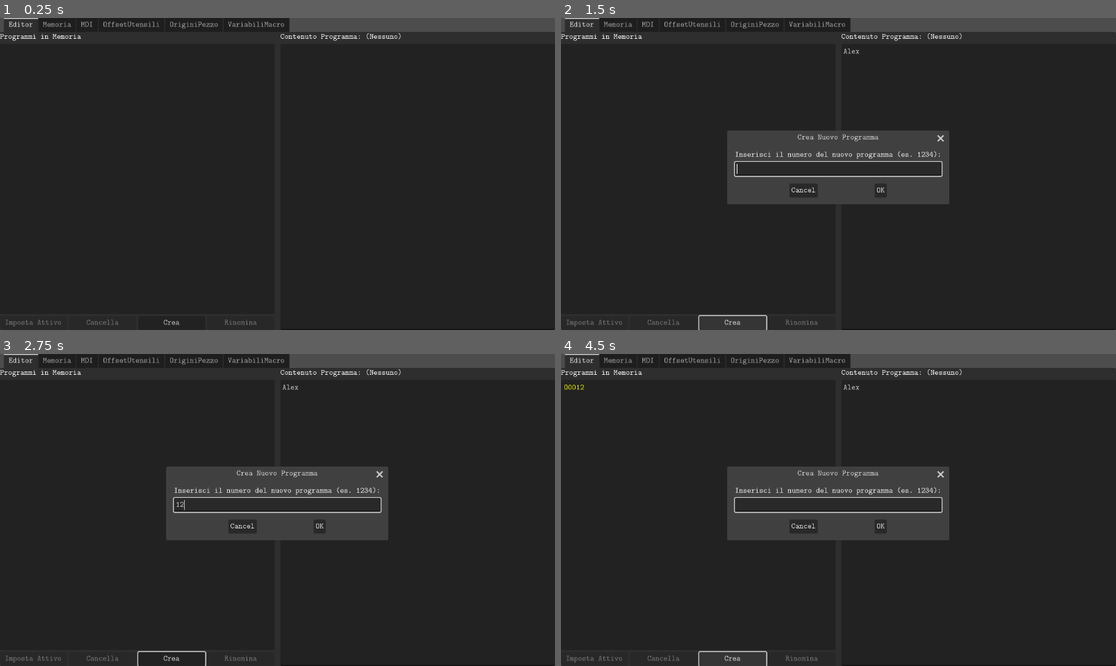
Above: before the commit, frames 1-4 (two rows, left to right).
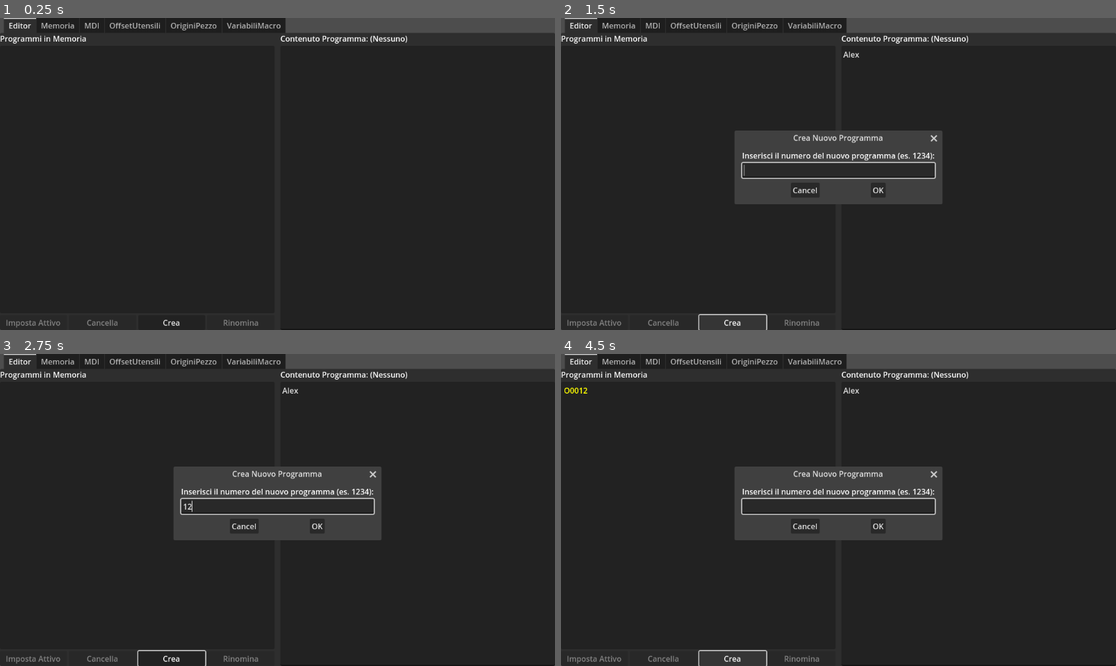
Above: after the commit, the same moments.

Repository: FiguraCinque/CNC-SIM
Game: Godot game, scene res://CNC_Interface.tscn
Two runs of this game, one before a commit and one after it. Both use one fixed random seed, a clock stepped at 60 frames per second and the inputs below.
Inputs (mouse positions are in pixels of both pictures, inside the frame that each line leads up to):
- Up to frame 1 (0.25 s): no input
- Up to frame 2 (1.5 s): click (977, 186) at 0.52 s; type "Alex" at 0.6 s; click "Crea" at 1.25 s
- Up to frame 3 (2.75 s): click (277, 503) at 2.02 s; type "12" at 2.1 s
- Up to frame 4 (4.5 s): click "OK" at 2.75 s; click "Imposta Attivo" at 3.5 s; click "Crea" at 4.25 s

The runs differ from the first frame. In frame 1, 1.4% of the frame differs, in the area x 0-100%, y 0-100%; in frame 2, 3.5%; in frame 3, 3.5%; in frame 4, 3.6%.

Commit message:
Personalizzata Risorsa tema

Diff:
--- /dev/null
+++ b/UI_theme.tres
@@ -0,0 +1,435 @@
+[gd_resource type="Theme" load_steps=27 format=3 uid="uid://b45kccwrilp80"]
+
+[ext_resource type="FontFile" path="res://fonts/cmu-typewriter/Typewriter.tres" id="1_6w50i"]
+
+[sub_resource type="DPITexture" id="DPITexture_6w50i"]
+_source = "<svg xmlns=\"http://www.w3.org/2000/svg\" width=\"16\" height=\"16\"><path fill=\"none\" stroke=\"#b2b2b2\" stroke-linecap=\"round\" stroke-linejoin=\"round\" stroke-opacity=\".45\" stroke-width=\"2\" d=\"m5 7 3 3 3-3\"/></svg>
+"
+
+[sub_resource type="DPITexture" id="DPITexture_fryvk"]
+_source = "<svg xmlns=\"http://www.w3.org/2000/svg\" width=\"16\" height=\"16\"><path fill=\"none\" stroke=\"#b2b2b2\" stroke-linecap=\"round\" stroke-linejoin=\"round\" stroke-opacity=\".45\" stroke-width=\"2\" d=\"m6 11 3-3-3-3\"/></svg>
+"
+
+[sub_resource type="DPITexture" id="DPITexture_e1d5r"]
+_source = "<svg xmlns=\"http://www.w3.org/2000/svg\" width=\"16\" height=\"16\"><path fill=\"none\" stroke=\"#b2b2b2\" stroke-linecap=\"round\" stroke-linejoin=\"round\" stroke-opacity=\".45\" stroke-width=\"2\" d=\"m9 11-3-3 3-3\"/></svg>
+"
+
+[sub_resource type="DPITexture" id="DPITexture_tw5cx"]
+_source = "<svg xmlns=\"http://www.w3.org/2000/svg\" width=\"16\" height=\"16\"><rect width=\"14\" height=\"14\" x=\"1\" y=\"1\" fill=\"#fff\" fill-opacity=\".75\" rx=\"2.333\"/><path fill=\"#1a1a1a\" d=\"m11.5 3.75-5.6 5.6-1.7-1.7-1.5 1.5 3.2 3.2 7.1-7.1z\"/></svg>
+"
+
+[sub_resource type="DPITexture" id="DPITexture_n0b8l"]
+_source = "<svg xmlns=\"http://www.w3.org/2000/svg\" width=\"16\" height=\"16\"><rect width=\"14\" height=\"14\" x=\"1\" y=\"1\" fill=\"#fff\" fill-opacity=\".37\" rx=\"2.333\"/><path fill=\"#1a1a1a\" fill-opacity=\".5\" d=\"m11.5 3.75-5.6 5.6-1.7-1.7-1.5 1.5 3.2 3.2 7.1-7.1z\"/></svg>
+"
+
+[sub_resource type="DPITexture" id="DPITexture_ida4b"]
+_source = "<svg xmlns=\"http://www.w3.org/2000/svg\" width=\"16\" height=\"16\"><rect width=\"14\" height=\"14\" x=\"1\" y=\"1\" fill=\"#fff\" fill-opacity=\".75\" rx=\"2.333\"/><path fill=\"#1a1a1a\" d=\"m3 7h10v2h-10z\"/></svg>
+"
+
+[sub_resource type="DPITexture" id="DPITexture_w4l11"]
+_source = "<svg xmlns=\"http://www.w3.org/2000/svg\" width=\"16\" height=\"16\"><rect width=\"14\" height=\"14\" x=\"1\" y=\"1\" fill=\"#fff\" fill-opacity=\".37\" rx=\"2.333\"/><path fill=\"#1a1a1a\" fill-opacity=\".5\" d=\"m3 7h10v2h-10z\"/></svg>
+"
+
+[sub_resource type="DPITexture" id="DPITexture_n1gve"]
+_source = "<svg xmlns=\"http://www.w3.org/2000/svg\" width=\"12\" height=\"12\"><path fill=\"none\" stroke=\"#b2b2b2\" stroke-linecap=\"round\" stroke-linejoin=\"round\" stroke-opacity=\".85\" stroke-width=\"2\" d=\"m2 4 4 4 4-4\"/></svg>
+"
+
+[sub_resource type="DPITexture" id="DPITexture_iwbm1"]
+_source = "<svg xmlns=\"http://www.w3.org/2000/svg\" width=\"16\" height=\"16\"><rect width=\"14\" height=\"14\" x=\"1\" y=\"1\" fill=\"#1a1a1a\" fill-opacity=\".5\" rx=\"2.333\"/></svg>
+"
+
+[sub_resource type="DPITexture" id="DPITexture_db5pn"]
+_source = "<svg xmlns=\"http://www.w3.org/2000/svg\" width=\"16\" height=\"16\"><rect width=\"14\" height=\"14\" x=\"1\" y=\"1\" fill=\"#1a1a1a\" fill-opacity=\".25\" rx=\"2.333\"/></svg>
+"
+
+[sub_resource type="DPITexture" id="DPITexture_6qt2s"]
+_source = "<svg xmlns=\"http://www.w3.org/2000/svg\" width=\"16\" height=\"16\"><path fill=\"none\" stroke=\"#fff\" stroke-opacity=\".75\" stroke-width=\"2\" d=\"m4 6 4-3.5L12 6m0 4-4 3.5L4 10\"/></svg>
+"
+
+[sub_resource type="StyleBoxFlat" id="StyleBoxFlat_xjpth"]
+content_margin_left = 4.0
+content_margin_top = 4.0
+content_margin_right = 4.0
+content_margin_bottom = 4.0
+bg_color = Color(0.225, 0.225, 0.225, 0.6)
+corner_radius_top_left = 3
+corner_radius_top_right = 3
+corner_radius_bottom_right = 3
+corner_radius_bottom_left = 3
+corner_detail = 5
+
+[sub_resource type="StyleBoxFlat" id="StyleBoxFlat_ihlts"]
+content_margin_left = 4.0
+content_margin_top = 4.0
+content_margin_right = 4.0
+content_margin_bottom = 4.0
+bg_color = Color(0, 0, 0, 0.6)
+corner_radius_top_left = 3
+corner_radius_top_right = 3
+corner_radius_bottom_right = 3
+corner_radius_bottom_left = 3
+corner_detail = 5
+
+[sub_resource type="StyleBoxFlat" id="StyleBoxFlat_cqgkg"]
+content_margin_left = 4.0
+content_margin_top = 4.0
+content_margin_right = 4.0
+content_margin_bottom = 4.0
+bg_color = Color(1, 1, 1, 0.75)
+draw_center = false
+border_width_left = 2
+border_width_top = 2
+border_width_right = 2
+border_width_bottom = 2
+corner_radius_top_left = 3
+corner_radius_top_right = 3
+corner_radius_bottom_right = 3
+corner_radius_bottom_left = 3
+corner_detail = 5
+expand_margin_left = 2.0
+expand_margin_top = 2.0
+expand_margin_right = 2.0
+expand_margin_bottom = 2.0
+
+[sub_resource type="StyleBoxFlat" id="StyleBoxFlat_a3b6i"]
+content_margin_left = 4.0
+content_margin_top = 4.0
+content_margin_right = 4.0
+content_margin_bottom = 4.0
+bg_color = Color(0.1, 0.1, 0.1, 0.6)
+corner_radius_top_left = 3
+corner_radius_top_right = 3
+corner_radius_bottom_right = 3
+corner_radius_bottom_left = 3
+corner_detail = 5
+
+[sub_resource type="StyleBoxFlat" id="StyleBoxFlat_mmh7x"]
+content_margin_left = 4.0
+content_margin_top = 4.0
+content_margin_right = 4.0
+content_margin_bottom = 4.0
+bg_color = Color(1, 1, 1, 0.07)
+corner_radius_top_left = 3
+corner_radius_top_right = 3
+corner_radius_bottom_right = 3
+corner_radius_bottom_left = 3
+corner_detail = 5
+
+[sub_resource type="StyleBoxFlat" id="StyleBoxFlat_wmb8o"]
+content_margin_left = 4.0
+content_margin_top = 4.0
+content_margin_right = 4.0
+content_margin_bottom = 4.0
+bg_color = Color(1, 1, 1, 0.03)
+corner_radius_top_left = 3
+corner_radius_top_right = 3
+corner_radius_bottom_right = 3
+corner_radius_bottom_left = 3
+corner_detail = 5
+
+[sub_resource type="StyleBoxFlat" id="StyleBoxFlat_0ds85"]
+content_margin_left = 4.0
+content_margin_top = 4.0
+content_margin_right = 4.0
+content_margin_bottom = 4.0
+bg_color = Color(1, 1, 1, 0.4)
+corner_radius_top_left = 3
+corner_radius_top_right = 3
+corner_radius_bottom_right = 3
+corner_radius_bottom_left = 3
+corner_detail = 5
+
+[sub_resource type="StyleBoxFlat" id="StyleBoxFlat_coa52"]
+content_margin_left = 4.0
+content_margin_top = 4.0
+content_margin_right = 4.0
+content_margin_bottom = 4.0
+bg_color = Color(1, 1, 1, 0.4)
+corner_radius_top_left = 3
+corner_radius_top_right = 3
+corner_radius_bottom_right = 3
+corner_radius_bottom_left = 3
+corner_detail = 5
+
+[sub_resource type="StyleBoxFlat" id="StyleBoxFlat_5nq70"]
+content_margin_left = 4.0
+content_margin_top = 4.0
+content_margin_right = 4.0
+content_margin_bottom = 5.0
+bg_color = Color(0.1, 0.1, 0.1, 0.6)
+corner_radius_top_left = 3
+corner_radius_top_right = 3
+corner_radius_bottom_right = 3
+corner_radius_bottom_left = 3
+corner_detail = 5
+
+[sub_resource type="StyleBoxFlat" id="StyleBoxFlat_i0r13"]
+content_margin_left = 4.0
+content_margin_top = 4.0
+content_margin_right = 4.0
+content_margin_bottom = 4.0
+bg_color = Color(1, 1, 1, 0.3)
+corner_radius_top_left = 3
+corner_radius_top_right = 3
+corner_radius_bottom_right = 3
+corner_radius_bottom_left = 3
+corner_detail = 5
+
+[sub_resource type="StyleBoxFlat" id="StyleBoxFlat_e2yem"]
+content_margin_left = 4.0
+content_margin_top = 4.0
+content_margin_right = 4.0
+content_margin_bottom = 4.0
+bg_color = Color(1, 1, 1, 0.3)
+corner_radius_top_left = 3
+corner_radius_top_right = 3
+corner_radius_bottom_right = 3
+corner_radius_bottom_left = 3
+corner_detail = 5
+
+[sub_resource type="StyleBoxFlat" id="StyleBoxFlat_wj1ii"]
+content_margin_left = 4.0
+content_margin_top = 4.0
+content_margin_right = 4.0
+content_margin_bottom = 4.0
+bg_color = Color(0.1, 0.1, 0.1, 0.6)
+corner_radius_top_left = 3
+corner_radius_top_right = 3
+corner_radius_bottom_right = 3
+corner_radius_bottom_left = 3
+corner_detail = 5
+
+[sub_resource type="StyleBoxFlat" id="StyleBoxFlat_l8uce"]
+content_margin_left = 4.0
+content_margin_top = 4.0
+content_margin_right = 4.0
+content_margin_bottom = 4.0
+bg_color = Color(0, 0, 0, 0.6)
+corner_radius_top_left = 3
+corner_radius_top_right = 3
+corner_radius_bottom_right = 3
+corner_radius_bottom_left = 3
+corner_detail = 5
+
+[sub_resource type="StyleBoxFlat" id="StyleBoxFlat_36vl2"]
+content_margin_left = 4.0
+content_margin_top = 4.0
+content_margin_right = 4.0
+content_margin_bottom = 4.0
+bg_color = Color(0.225, 0.225, 0.225, 0.6)
+corner_radius_top_left = 3
+corner_radius_top_right = 3
+corner_radius_bottom_right = 3
+corner_radius_bottom_left = 3
+corner_detail = 5
+
+[resource]
+default_font = ExtResource("1_6w50i")
+Button/colors/font_color = Color(0.875, 0.875, 0.875, 1)
+Button/colors/font_disabled_color = Color(0.875, 0.875, 0.875, 0.5)
+Button/colors/font_focus_color = Color(0.95, 0.95, 0.95, 1)
+Button/colors/font_hover_color = Color(0.95, 0.95, 0.95, 1)
+Button/colors/font_hover_pressed_color = Color(1, 1, 1, 1)
+Button/colors/font_outline_color = Color(0, 0, 0, 1)
+Button/colors/font_pressed_color = Color(1, 1, 1, 1)
+Button/colors/icon_disabled_color = Color(1, 1, 1, 0.4)
+Button/colors/icon_focus_color = Color(1, 1, 1, 1)
+Button/colors/icon_hover_color = Color(1, 1, 1, 1)
+Button/colors/icon_hover_pressed_color = Color(1, 1, 1, 1)
+Button/colors/icon_normal_color = Color(1, 1, 1, 1)
+Button/colors/icon_pressed_color = Color(1, 1, 1, 1)
+Button/styles/disabled = null
+Button/styles/focus = null
+Button/styles/hover = null
+Button/styles/normal = null
+Button/styles/pressed = null
+CheckButton/colors/button_checked_color = Color(1, 1, 1, 1)
+CheckButton/colors/button_unchecked_color = Color(1, 1, 1, 1)
+CheckButton/colors/font_color = Color(0.875, 0.875, 0.875, 1)
+CheckButton/colors/font_disabled_color = Color(0.875, 0.875, 0.875, 0.5)
+CheckButton/colors/font_focus_color = Color(0.95, 0.95, 0.95, 1)
+CheckButton/colors/font_hover_color = Color(0.95, 0.95, 0.95, 1)
+CheckButton/colors/font_hover_pressed_color = Color(1, 1, 1, 1)
+CheckButton/colors/font_outline_color = Color(0, 0, 0, 1)
+CheckButton/colors/font_pressed_color = Color(1, 1, 1, 1)
+CheckButton/colors/icon_disabled_color = Color(0, 0, 0, 1)
+CheckButton/colors/icon_focus_color = Color(0, 0, 0, 1)
+CheckButton/colors/icon_hover_color = Color(0, 0, 0, 1)
+CheckButton/colors/icon_hover_pressed_color = Color(0, 0, 0, 1)
+CheckButton/colors/icon_normal_color = Color(0, 0, 0, 1)
+CheckButton/colors/icon_pressed_color = Color(0, 0, 0, 1)
+CheckButton/icons/checked = null
+CheckButton/icons/checked_disabled = null
+CheckButton/icons/checked_disabled_mirrored = null
+CheckButton/icons/checked_mirrored = null
+CheckButton/icons/unchecked = null
+CheckButton/icons/unchecked_disabled = null
+CheckButton/icons/unchecked_disabled_mirrored = null
+CheckButton/icons/unchecked_mirrored = null
+CheckButton/styles/disabled = null
+CheckButton/styles/focus = null
+CheckButton/styles/hover = null
+CheckButton/styles/hover_pressed = null
+CheckButton/styles/normal = null
+CheckButton/styles/pressed = null
+HScrollBar/icons/decrement = null
+HScrollBar/icons/decrement_highlight = null
+HScrollBar/icons/decrement_pressed = null
+HScrollBar/icons/increment = null
+HScrollBar/icons/increment_highlight = null
+HScrollBar/icons/increment_pressed = null
+HScrollBar/styles/grabber = null
+HScrollBar/styles/grabber_highlight = null
+HScrollBar/styles/grabber_pressed = null
+HScrollBar/styles/scroll = null
+HScrollBar/styles/scroll_focus = null
+HSlider/icons/grabber = null
+HSlider/icons/grabber_disabled = null
+HSlider/icons/grabber_highlight = null
+HSlider/icons/tick = null
+HSlider/styles/grabber_area = null
+HSlider/styles/grabber_area_highlight = null
+HSlider/styles/slider = null
+Label/colors/font_color = Color(1, 1, 1, 1)
+Label/colors/font_outline_color = Color(0, 0, 0, 1)
+Label/styles/focus = null
+Label/styles/normal = null
+LineEdit/colors/caret_color = Color(0.95, 0.95, 0.95, 1)
+LineEdit/colors/clear_button_color = Color(0.875, 0.875, 0.875, 1)
+LineEdit/colors/clear_button_color_pressed = Color(1, 1, 1, 1)
+LineEdit/colors/font_color = Color(0.875, 0.875, 0.875, 1)
+LineEdit/colors/font_outline_color = Color(0, 0, 0, 1)
+LineEdit/colors/font_placeholder_color = Color(0.875, 0.875, 0.875, 0.6)
+LineEdit/colors/font_selected_color = Color(1, 1, 1, 1)
+LineEdit/colors/font_uneditable_color = Color(0.875, 0.875, 0.875, 0.5)
+LineEdit/colors/selection_color = Color(0.5, 0.5, 0.5, 1)
+LineEdit/icons/clear = null
+LineEdit/styles/focus = null
+LineEdit/styles/normal = null
+LineEdit/styles/read_only = null
+ProgressBar/colors/font_color = Color(0.95, 0.95, 0.95, 1)
+ProgressBar/colors/font_outline_color = Color(0, 0, 0, 1)
+ProgressBar/styles/background = null
+ProgressBar/styles/fill = null
+TabBar/colors/drop_mark_color = Color(1, 1, 1, 1)
+TabBar/colors/font_disabled_color = Color(0.875, 0.875, 0.875, 0.5)
+TabBar/colors/font_hovered_color = Color(0.95, 0.95, 0.95, 1)
+TabBar/colors/font_outline_color = Color(0, 0, 0, 1)
+TabBar/colors/font_selected_color = Color(0.95, 0.95, 0.95, 1)
+TabBar/colors/font_unselected_color = Color(0.7, 0.7, 0.7, 1)
+TabBar/icons/close = null
+TabBar/icons/decrement = null
+TabBar/icons/decrement_highlight = null
+TabBar/icons/drop_mark = null
+TabBar/icons/increment = null
+TabBar/icons/increment_highlight = null
+TabBar/styles/button_highlight = null
+TabBar/styles/button_pressed = null
+TabBar/styles/tab_disabled = null
+TabBar/styles/tab_focus = null
+TabBar/styles/tab_hovered = null
+TabBar/styles/tab_selected = null
+TabBar/styles/tab_unselected = null
+TextEdit/colors/background_color = Color(0, 0, 0, 0)
+TextEdit/colors/caret_background_color = Color(0, 0, 0, 1)
+TextEdit/colors/caret_color = Color(0.875, 0.875, 0.875, 1)
+TextEdit/colors/current_line_color = Color(0.25, 0.25, 0.26, 0.8)
+TextEdit/colors/font_color = Color(0.875, 0.875, 0.875, 1)
+TextEdit/colors/font_outline_color = Color(0, 0, 0, 1)
+TextEdit/colors/font_placeholder_color = Color(0.875, 0.875, 0.875, 0.6)
+TextEdit/colors/font_readonly_color = Color(0.875, 0.875, 0.875, 0.5)
+TextEdit/colors/font_selected_color = Color(0, 0, 0, 0)
+TextEdit/colors/search_result_border_color = Color(0.3, 0.3, 0.3, 0.4)
+TextEdit/colors/selection_color = Color(0.5, 0.5, 0.5, 1)
+TextEdit/colors/word_highlighted_color = Color(0.5, 0.5, 0.5, 0.25)
+TextEdit/icons/space = null
+TextEdit/styles/focus = null
+TextEdit/styles/normal = null
+TextEdit/styles/read_only = null
+Tree/colors/children_hl_line_color = Color(0.27, 0.27, 0.27, 1)
+Tree/colors/custom_button_font_highlight = Color(0.95, 0.95, 0.95, 1)
+Tree/colors/drop_position_color = Color(1, 1, 1, 1)
+Tree/colors/font_color = Color(0.7, 0.7, 0.7, 1)
+Tree/colors/font_disabled_color = Color(0.875, 0.875, 0.875, 0.5)
+Tree/colors/font_hovered_color = Color(0.95, 0.95, 0.95, 1)
+Tree/colors/font_hovered_dimmed_color = Color(0.875, 0.875, 0.875, 1)
+Tree/colors/font_hovered_selected_color = Color(1, 1, 1, 1)
+Tree/colors/font_outline_color = Color(0, 0, 0, 1)
+Tree/colors/font_selected_color = Color(1, 1, 1, 1)
+Tree/colors/guide_color = Color(0.7, 0.7, 0.7, 0.25)
+Tree/colors/parent_hl_line_color = Color(0.27, 0.27, 0.27, 1)
+Tree/colors/relationship_line_color = Color(0.27, 0.27, 0.27, 1)
+Tree/colors/title_button_color = Color(0.875, 0.875, 0.875, 1)
+Tree/constants/button_margin = 4
+Tree/constants/children_hl_line_width = 1
+Tree/constants/draw_guides = 1
+Tree/constants/draw_relationship_lines = 0
+Tree/constants/h_separation = 4
+Tree/constants/icon_max_width = 0
+Tree/constants/inner_item_margin_bottom = 0
+Tree/constants/inner_item_margin_left = 0
+Tree/constants/inner_item_margin_right = 0
+Tree/constants/inner_item_margin_top = 0
+Tree/constants/item_margin = 16
+Tree/constants/outline_size = 0
+Tree/constants/parent_hl_line_margin = 0
+Tree/constants/parent_hl_line_width = 1
+Tree/constants/relationship_line_width = 1
+Tree/constants/scroll_border = 4
+Tree/constants/scroll_speed = 12
+Tree/constants/scrollbar_h_separation = 4
+Tree/constants/scrollbar_margin_bottom = -1
+Tree/constants/scrollbar_margin_left = -1
+Tree/constants/scrollbar_margin_right = -1
+Tree/constants/scrollbar_margin_top = -1
+Tree/constants/scrollbar_v_separation = 4
+Tree/constants/v_separation = 4
+Tree/font_sizes/font_size = 16
+Tree/font_sizes/title_button_font_size = 16
+Tree/icons/arrow = SubResource("DPITexture_6w50i")
+Tree/icons/arrow_collapsed = SubResource("DPITexture_fryvk")
+Tree/icons/arrow_collapsed_mirrored = SubResource("DPITexture_e1d5r")
+Tree/icons/checked = SubResource("DPITexture_tw5cx")
+Tree/icons/checked_disabled = SubResource("DPITexture_n0b8l")
+Tree/icons/indeterminate = SubResource("DPITexture_ida4b")
+Tree/icons/indeterminate_disabled = SubResource("DPITexture_w4l11")
+Tree/icons/select_arrow = SubResource("DPITexture_n1gve")
+Tree/icons/unchecked = SubResource("DPITexture_iwbm1")
+Tree/icons/unchecked_disabled = SubResource("DPITexture_db5pn")
+Tree/icons/updown = SubResource("DPITexture_6qt2s")
+Tree/styles/button_hover = SubResource("StyleBoxFlat_xjpth")
+Tree/styles/button_pressed = SubResource("StyleBoxFlat_ihlts")
+Tree/styles/cursor = SubResource("StyleBoxFlat_cqgkg")
+Tree/styles/cursor_unfocused = SubResource("StyleBoxFlat_cqgkg")
+Tree/styles/custom_button = SubResource("StyleBoxFlat_a3b6i")
+Tree/styles/custom_button_hover = SubResource("StyleBoxFlat_xjpth")
+Tree/styles/custom_button_pressed = SubResource("StyleBoxFlat_ihlts")
+Tree/styles/focus = SubResource("StyleBoxFlat_cqgkg")
+Tree/styles/hovered = SubResource("StyleBoxFlat_mmh7x")
+Tree/styles/hovered_dimmed = SubResource("StyleBoxFlat_wmb8o")
+Tree/styles/hovered_selected = SubResource("StyleBoxFlat_0ds85")
+Tree/styles/hovered_selected_focus = SubResource("StyleBoxFlat_coa52")
+Tree/styles/panel = SubResource("StyleBoxFlat_5nq70")
+Tree/styles/selected = SubResource("StyleBoxFlat_i0r13")
+Tree/styles/selected_focus = SubResource("StyleBoxFlat_e2yem")
+Tree/styles/title_button_hover = SubResource("StyleBoxFlat_wj1ii")
+Tree/styles/title_button_normal = SubResource("StyleBoxFlat_l8uce")
+Tree/styles/title_button_pressed = SubResource("StyleBoxFlat_36vl2")
+VScrollBar/icons/decrement = null
+VScrollBar/icons/decrement_highlight = null
+VScrollBar/icons/decrement_pressed = null
+VScrollBar/icons/increment = null
+VScrollBar/icons/increment_highlight = null
+VScrollBar/icons/increment_pressed = null
+VScrollBar/styles/grabber = null
+VScrollBar/styles/grabber_highlight = null
+VScrollBar/styles/grabber_pressed = null
+VScrollBar/styles/scroll = null
+VScrollBar/styles/scroll_focus = null
+VSlider/icons/grabber = null
+VSlider/icons/grabber_disabled = null
+VSlider/icons/grabber_highlight = null
+VSlider/icons/tick = null
+VSlider/styles/grabber_area = null
+VSlider/styles/grabber_area_highlight = null
+VSlider/styles/slider = null
--- a/project.godot
+++ b/project.godot
@@ -19,7 +19,3 @@
 [autoload]
 
 CncMemory="*res://CNCMemory.gd"
-
-[gui]
-
-theme/custom_font="res://fonts/cmu-typewriter/Typewriter.tres"
